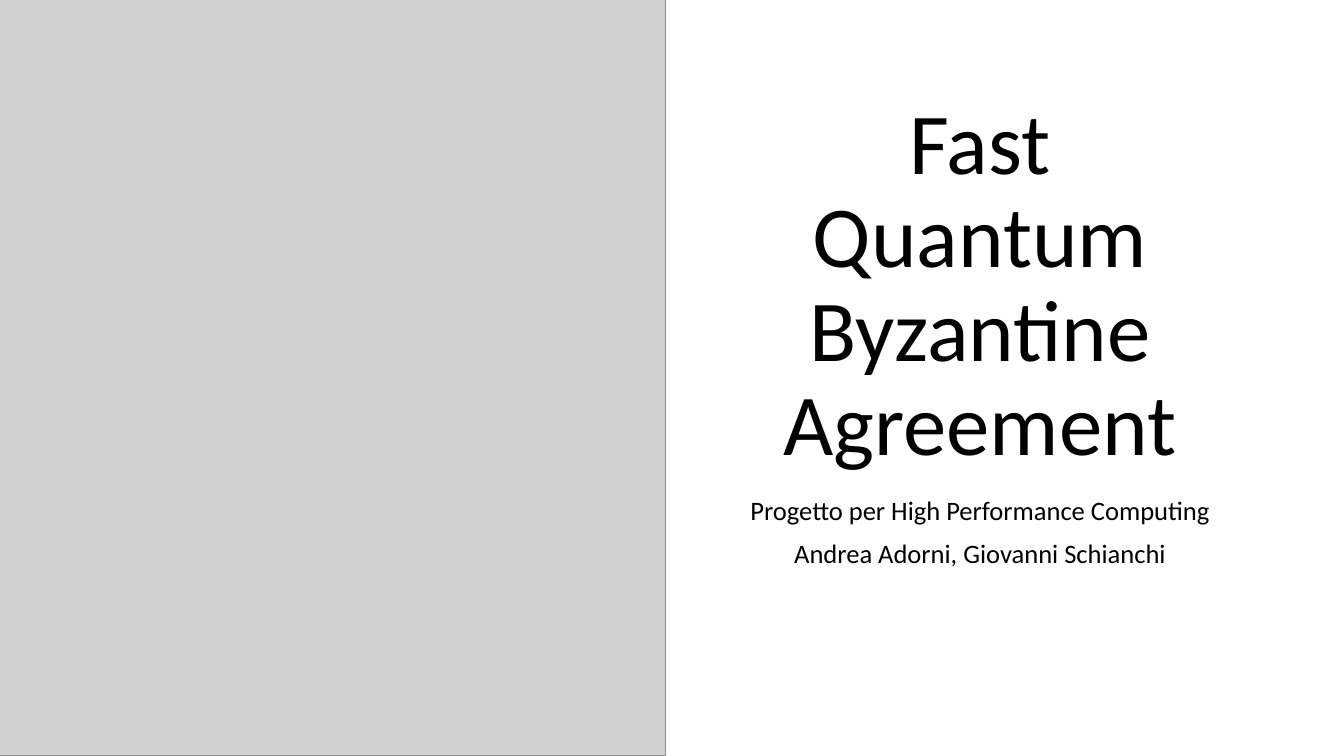
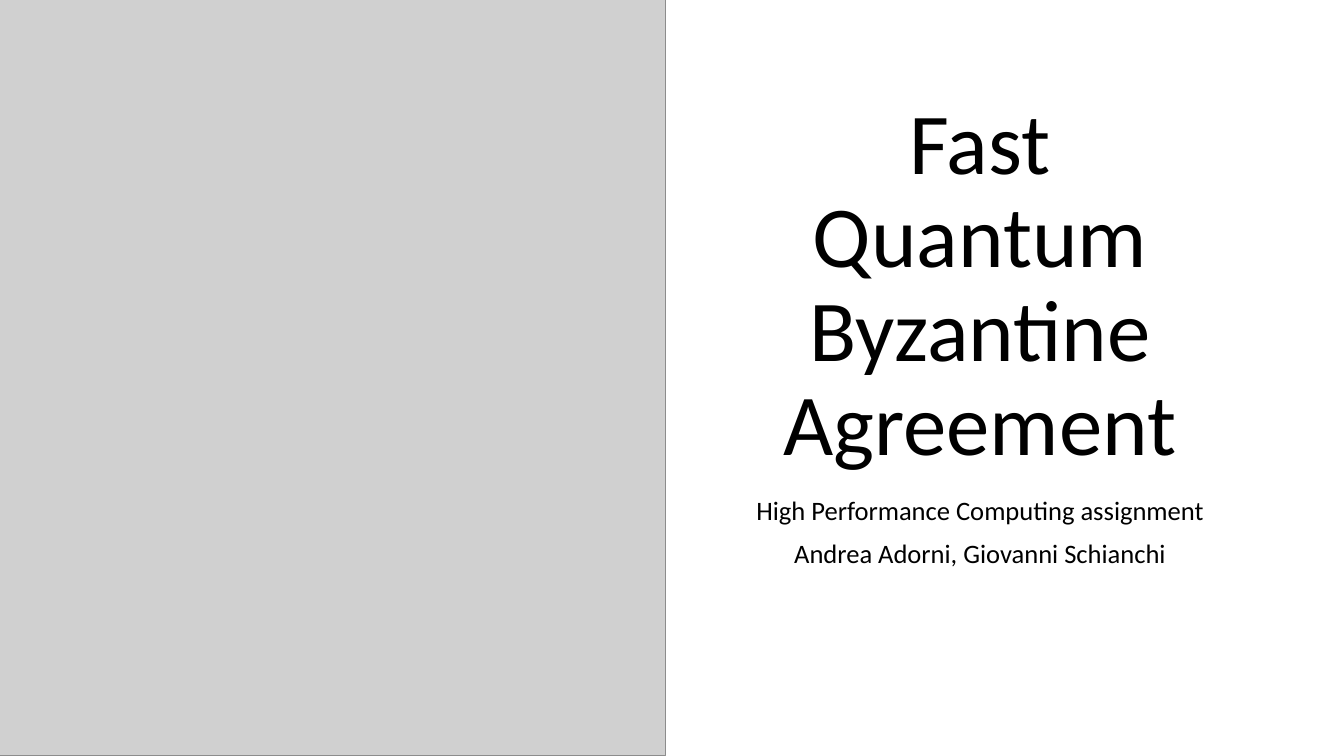
Before and after one commit to ado901/Quantum-Byzantine-Protocol, a slide deck: slide 1 of Fast Quantum Byzantine Agreement.pptx. Drawn at 1344x756 pixels with LibreOffice and Linux fonts; fonts in the diff are those of the drawing; grey boxes stand for pictures. Boxes give left, top, right and bottom in pixels: in the first picture for what was removed or moved away, otherwise in the second. Text is boxed around its words. In the diff, an @@ line names an element or a change of style, - is before the commit and + after.

```diff
--- a/Fast Quantum Byzantine Agreement.pptx
+++ b/Fast Quantum Byzantine Agreement.pptx
@@ subtitle at box(756, 501, 1204, 525): text changed @@
-Progetto per High Performance Computing
+High Performance Computing assignment
```
Also in this commit, not shown: 3 other slides changed, 1 slide added.
